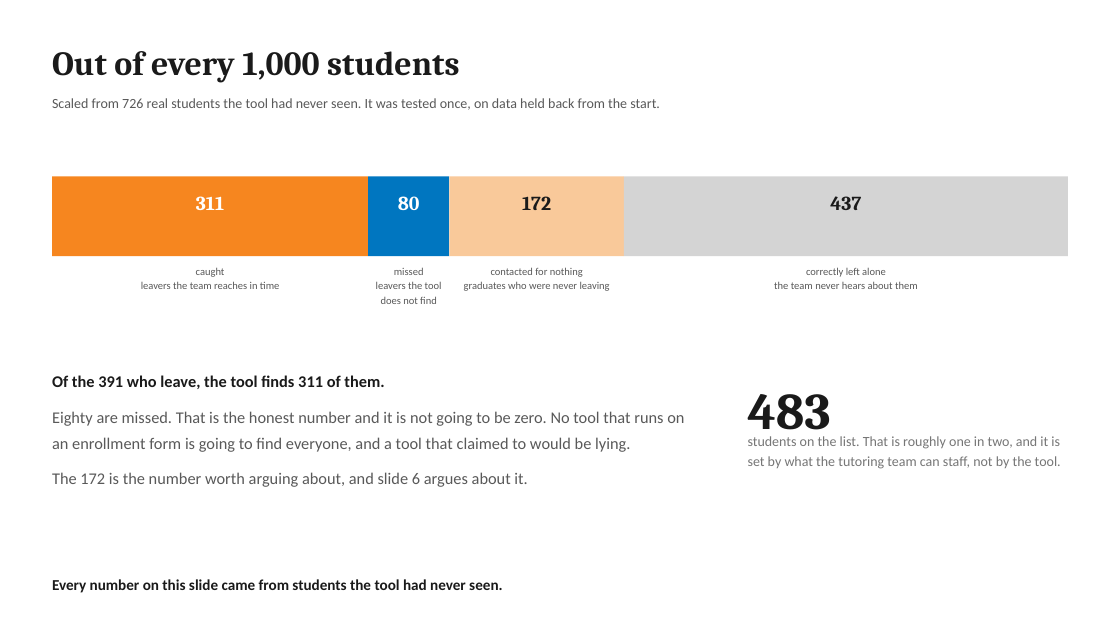
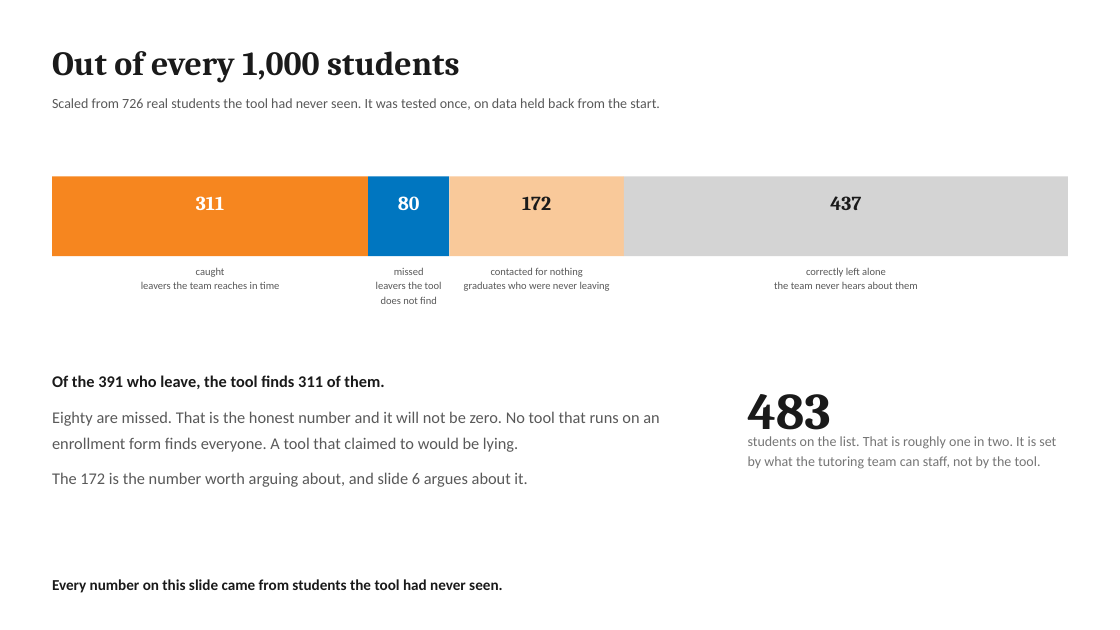
Before and after one commit to jeryldev/pgdaiml-capstone, a slide deck: slide 4 of presentations/business.pptx. Drawn at 1120x630 pixels with LibreOffice and Linux fonts; fonts in the diff are those of the drawing. Boxes give left, top, right and bottom in pixels: in the first picture for what was removed or moved away, otherwise in the second. Text is boxed around its words. In the diff, an @@ line names an element or a change of style, - is before the commit and + after.

```diff
--- a/presentations/business.pptx
+++ b/presentations/business.pptx
@@ text at [52, 411, 659, 452]: text changed @@
-Eighty are missed. That is the honest number and it is not going to be zero. No tool that runs on an enrollment form is going to find everyone, and a tool that claimed to would be lying.
+Eighty are missed. That is the honest number and it will not be zero. No tool that runs on an enrollment form finds everyone. A tool that claimed to would be lying.
@@ text at [748, 436, 1056, 469]: text changed @@
-students on the list. That is roughly one in two, and it is set by what the tutoring team can staff, not by the tool.
+students on the list. That is roughly one in two. It is set by what the tutoring team can staff, not by the tool.
```
Also in this commit, not shown: 8 other slides changed, 11 other files.
